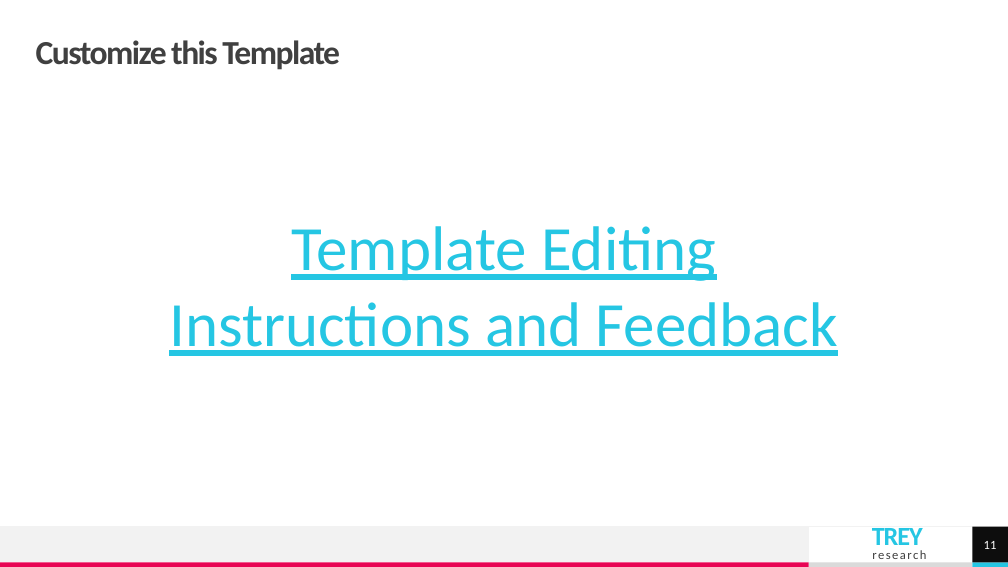
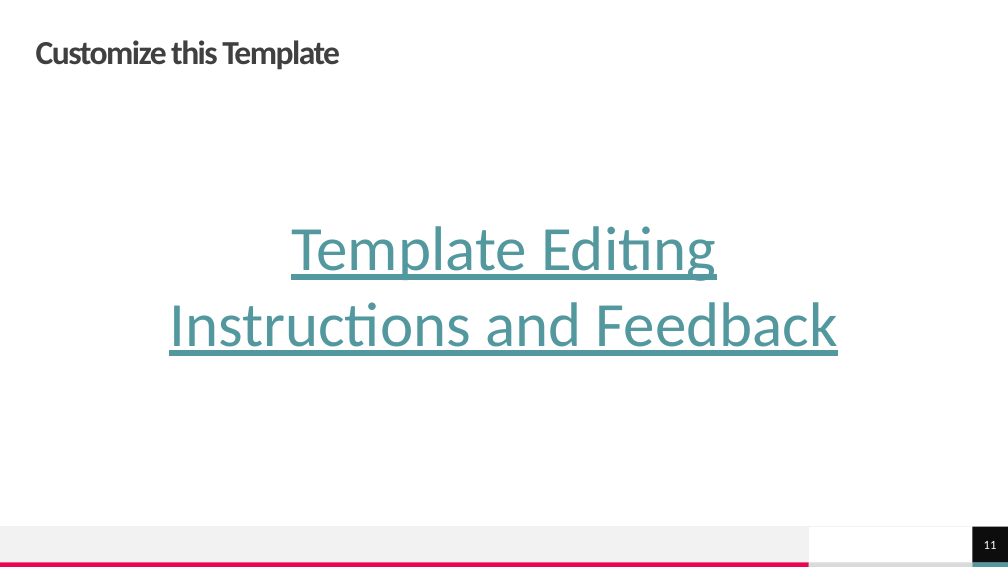
Before and after one commit to shadmehr/EmptyPython, a slide deck: slide 11 of How to build a team.pptx. Drawn at 1008x567 pixels with LibreOffice and Linux fonts; fonts in the diff are those of the drawing; background and template pictures are left out. Boxes give left, top, right and bottom in pixels: in the first picture for what was removed or moved away, otherwise in the second. Text is boxed around its words. In the diff, an @@ line names an element or a change of style, - is before the commit and + after.

```diff
--- a/How to build a team.pptx
+++ b/How to build a team.pptx
@@ text "Template Editing Instructions and Feedback" at <box>169,226,838,356</box>: text colour #25C6E3 to #52989E @@
@@ text removed at <box>872,528,926,559</box> @@
-TREY
-research
@@ rectangle at <box>972,563,1008,567</box>: fill #25C6E3 to #52989E @@
```
Also in this commit, not shown: 10 other slides changed.
